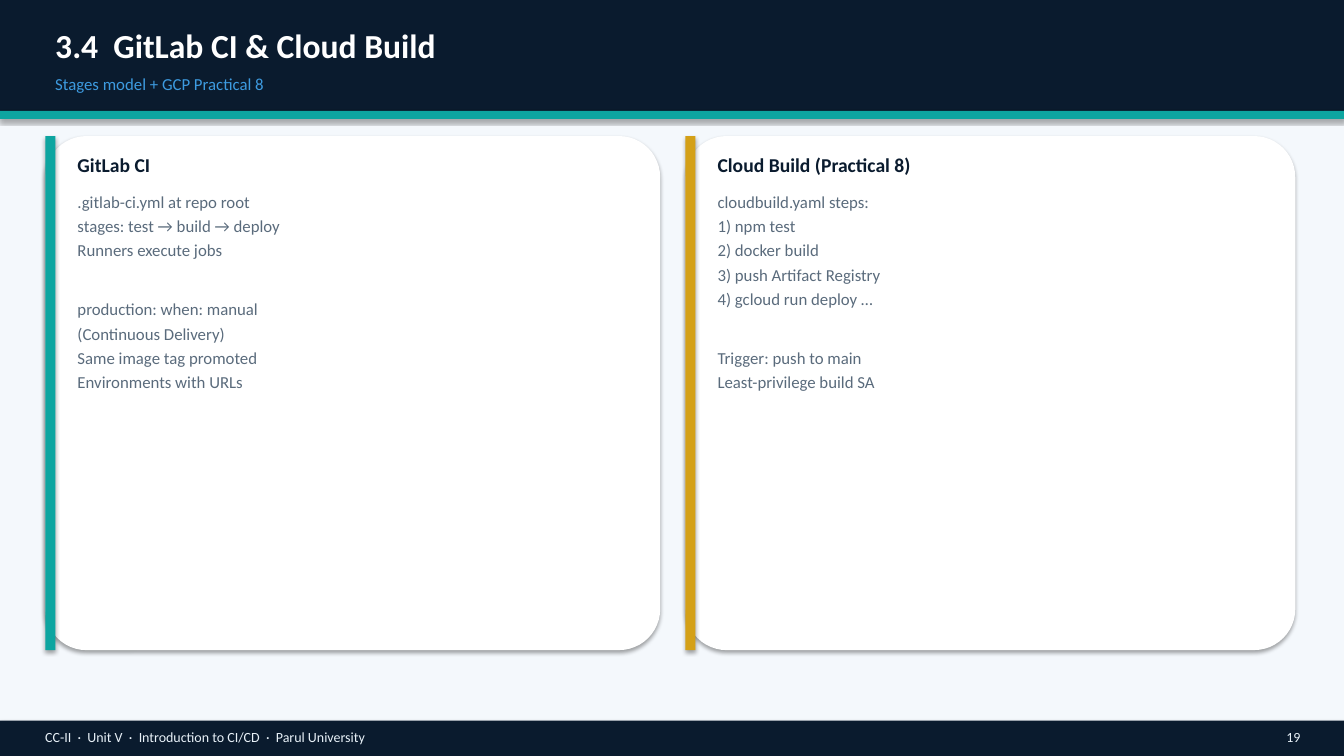
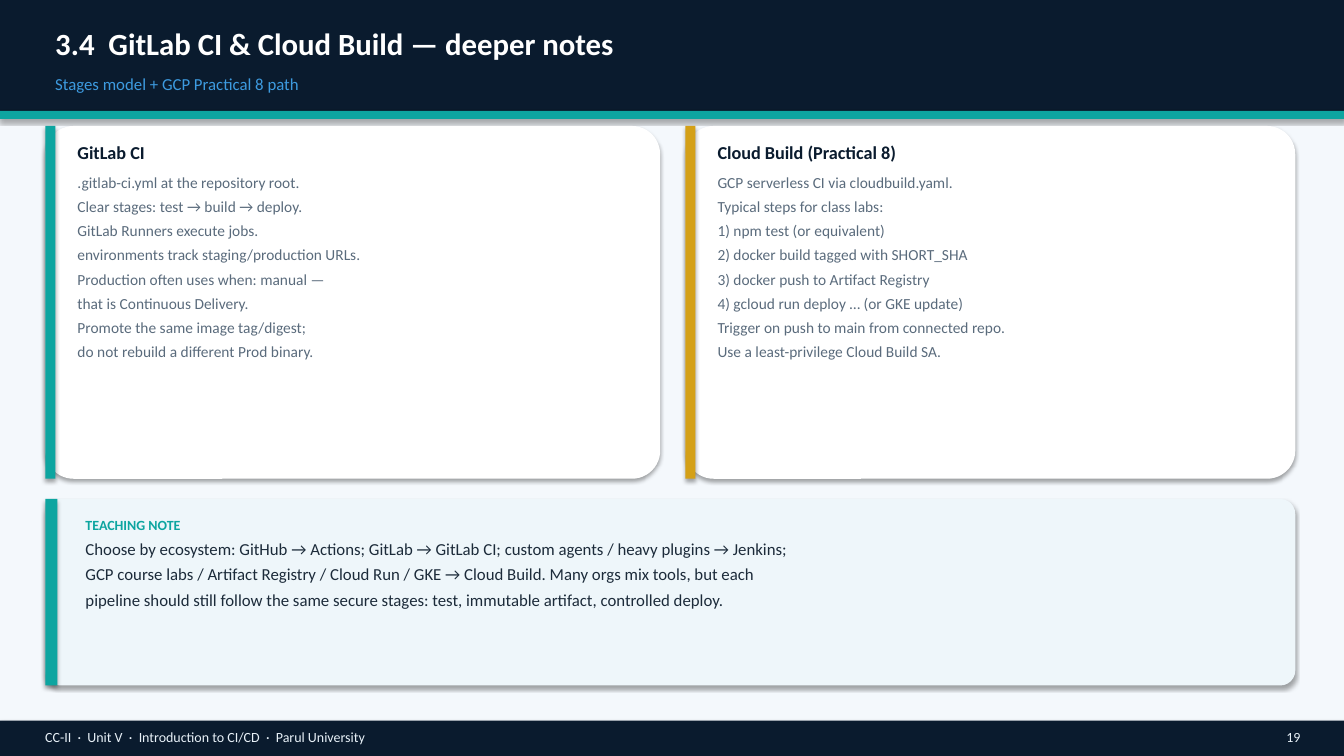
Before and after one commit to professorbhakta/cloud-II, a slide deck: slide 19 of ppt/CC-II-Unit-V-Introduction-to-CI-CD.pptx. Drawn at 1344x756 pixels with LibreOffice and Linux fonts; fonts in the diff are those of the drawing. Boxes give left, top, right and bottom in pixels: in the first picture for what was removed or moved away, otherwise in the second. Text is boxed around its words. In the diff, an @@ line names an element or a change of style, - is before the commit and + after.

```diff
--- a/ppt/CC-II-Unit-V-Introduction-to-CI-CD.pptx
+++ b/ppt/CC-II-Unit-V-Introduction-to-CI-CD.pptx
@@ text at bbox=[55, 33, 613, 60]: text changed; size 24 to 22 pt @@
-3.4 GitLab CI & Cloud Build
+3.4 GitLab CI & Cloud Build — deeper notes
@@ text at bbox=[55, 78, 299, 93]: text changed @@
-Stages model + GCP Practical 8
+Stages model + GCP Practical 8 path
@@ rounded rectangle: place and size @@
-rounded rectangle at bbox=[45, 136, 660, 650]
+rounded rectangle at bbox=[45, 126, 660, 479]
@@ rectangle: place and size @@
-rectangle at bbox=[45, 136, 55, 650]
+rectangle at bbox=[45, 126, 55, 479]
@@ text "GitLab CI": place and size @@
-text "GitLab CI" at bbox=[77, 158, 151, 172]
+text "GitLab CI" at bbox=[77, 146, 144, 159]
@@ text "GitLab CI" at bbox=[77, 146, 144, 159]: size 14 to 13 pt; more space between paragraphs @@
@@ rounded rectangle: place and size @@
-rounded rectangle at bbox=[686, 136, 1296, 650]
+rounded rectangle at bbox=[686, 126, 1296, 479]
@@ rectangle: place and size @@
-rectangle at bbox=[686, 136, 696, 650]
+rectangle at bbox=[686, 126, 696, 479]
@@ text "Cloud Build (Practical 8)" at bbox=[718, 145, 896, 162]: size 14 to 13 pt; more space between paragraphs @@
@@ text "Cloud Build (Practical 8)": place and size @@
-text "Cloud Build (Practical 8)" at bbox=[718, 157, 910, 175]
+text "Cloud Build (Practical 8)" at bbox=[718, 145, 896, 162]
@@ text at bbox=[77, 177, 360, 360]: text changed; size 12 to 11 pt @@
-.gitlab-ci.yml at repo root
-stages: test → build → deploy
-Runners execute jobs
-production: when: manual
-(Continuous Delivery)
-Same image tag promoted
-Environments with URLs
+.gitlab-ci.yml at the repository root.
+Clear stages: test → build → deploy.
+GitLab Runners execute jobs.
+environments track staging/production URLs.
+Production often uses when: manual —
+that is Continuous Delivery.
+Promote the same image tag/digest;
+do not rebuild a different Prod binary.
@@ text at bbox=[718, 177, 1005, 360]: text changed; size 12 to 11 pt @@
-cloudbuild.yaml steps:
-1) npm test
-2) docker build
-3) push Artifact Registry
-4) gcloud run deploy …
-Trigger: push to main
-Least-privilege build SA
+GCP serverless CI via cloudbuild.yaml.
+Typical steps for class labs:
+1) npm test (or equivalent)
+2) docker build tagged with SHORT_SHA
+3) docker push to Artifact Registry
+4) gcloud run deploy … (or GKE update)
+Trigger on push to main from connected repo.
+Use a least-privilege Cloud Build SA.
@@ rounded rectangle added at bbox=[45, 499, 1296, 686], fill #EEF6FA @@
@@ rectangle added at bbox=[45, 499, 57, 686], fill #0DA5A0 @@
@@ text added at bbox=[85, 521, 787, 609], 12 pt, text #1C2B3A @@
+TEACHING NOTE
+Choose by ecosystem: GitHub → Actions; GitLab → GitLab CI; custom agents / heavy plugins → Jenkins;
+GCP course labs / Artifact Registry / Cloud Run / GKE → Cloud Build. Many orgs mix tools, but each
+pipeline should still follow the same secure stages: test, immutable artifact, controlled deploy.
```
Also in this commit, not shown: 34 other slides changed, 2 slides added, 2 slides removed, 1 other file.
